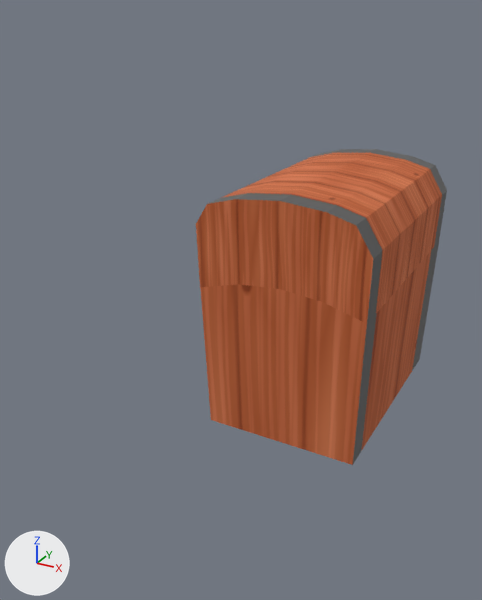
The glTF model assets/models/objects/chest3.glb as it was, and as the next commit left it.
Camera for both pictures: a 50 mm camera at (-0.222, -0.939, -0.398) aimed at (-0.645, -0.169, -0.782). Every picture has the same lights, and +X, +Y and +Z are marked at lower left. The first picture is the older version. Vertices at exactly the same position are counted once.

Names of what the first picture shows: 'chest', 'lid'.
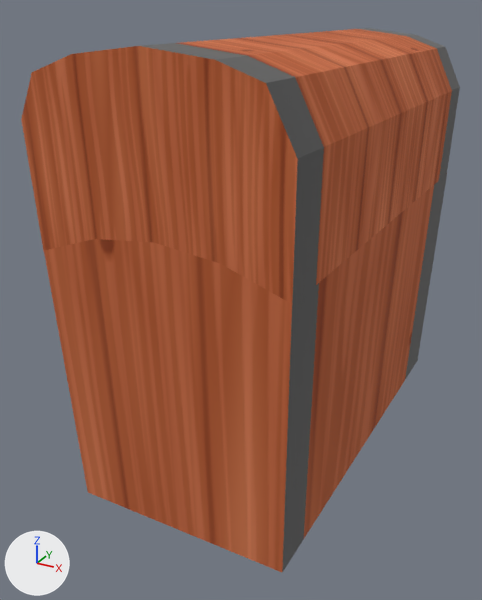
Where the change shows, as pixel boxes [x1, y1, x2, y2] in the pictures (482 x 600 px):
'lid', moved, rescaled (75% wider, 58% taller)
    before: [196, 149, 447, 324]
    after: [21, 28, 460, 305]
'chest', moved, rescaled (68% wider, 78% taller)
    before: [200, 242, 439, 465]
    after: [44, 174, 447, 572]

The change, as a list of edits to the scene's bpy script:
```text
Change me_cube:
    used by ob_chest; location = (0.303, 0.006, 0.0)
    remove me_cube.from_pydata(...)  # 34 vertices, 52 faces; spans x -1.007..-0.756, y -0.19..0.19, z -1.0..-0.746
    add me_cube.from_pydata(...)  # 34 vertices, 52 faces; spans x -1.237..-0.929, y -0.307..0.307, z -1.516..-1.131
    me_cube part 1: the whole mesh is scaled about its middle by (1.23, 1.62, 1.52), then moved by (-0.202, 0.0, -0.45)
Change me_cube_001:
    used by ob_lid; location = (-0.695, 0.004, -0.768)
    remove me_cube_001.from_pydata(...)  # 46 vertices, 76 faces; spans x -0.012..0.244, y -0.192..0.192, z -0.003..0.144
    add me_cube_001.from_pydata(...)  # 46 vertices, 76 faces; spans x -0.014..0.3, y -0.311..0.311, z -0.004..0.218
    me_cube_001 part 2: the whole mesh is scaled about the mesh origin by (1.23, 1.62, 1.52)
Change ob_chest:
    ob_chest.location: (0.303, 0.006, 0.0) -> (0.476, -0.112, 0.516)
Change ob_lid:
    ob_lid.location: (-0.695, 0.004, -0.768) -> (-0.751, -0.115, -0.648)
```
